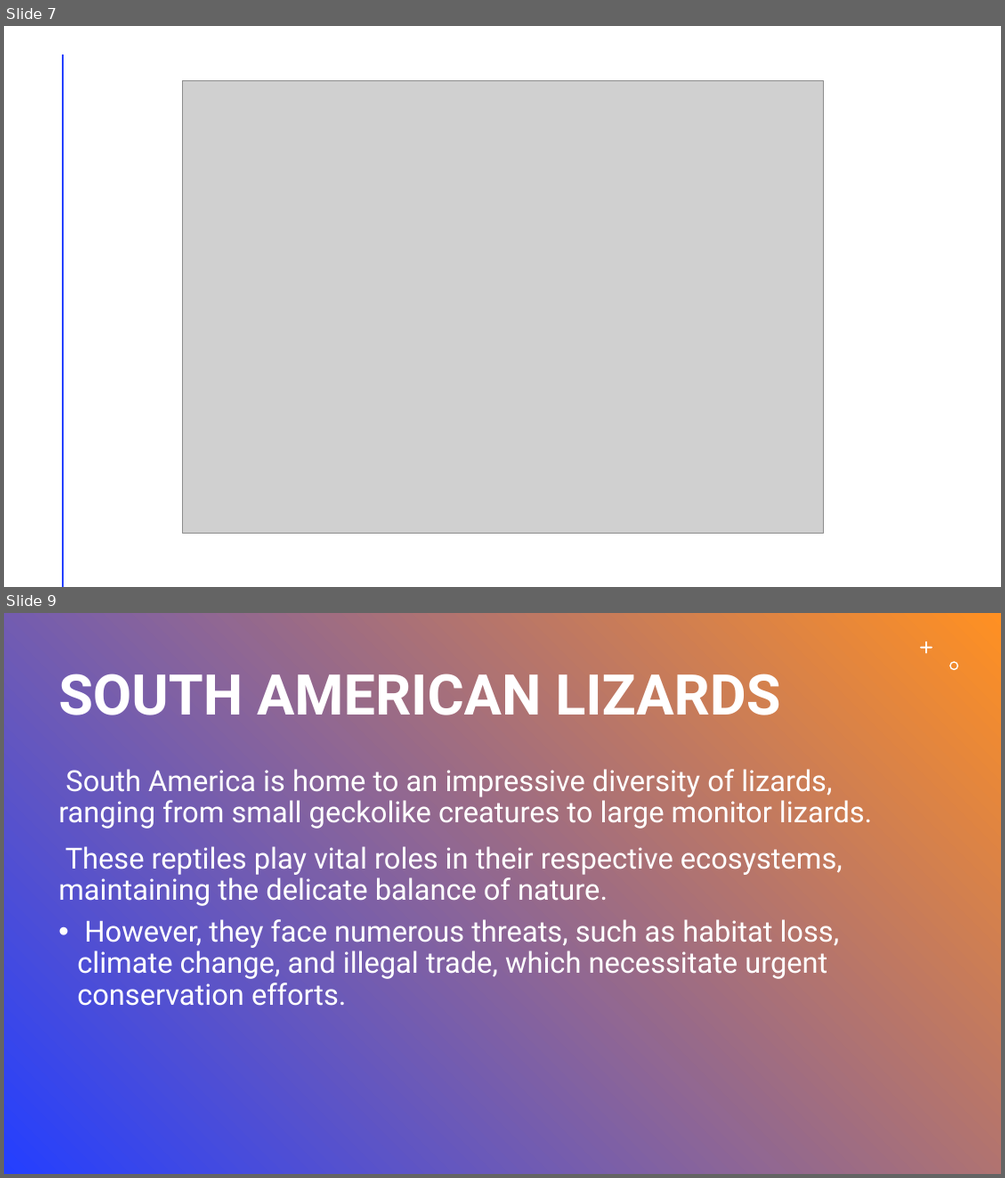
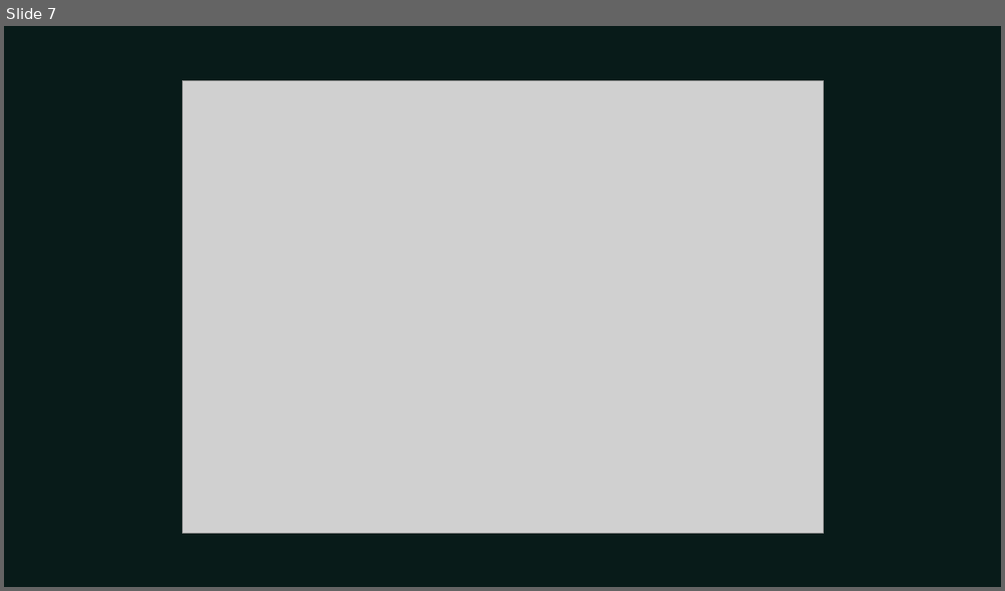
Before and after one commit to umarrasool15/Research2SlidesWebApp, a slide deck: src/main/resources/content/output/Lizards of South America.pptx. Shown one above the other, each under a label of ours: slides 7 and 9 before the commit, slide 7 after it; the slides between them are not shown. The pictures are 1005x1178 and 1005x591 pixels, drawn with LibreOffice and Linux fonts; fonts in the diff are those of the drawing; grey boxes stand for pictures. Boxes give left, top, right and bottom in pixels: in the first picture for what was removed or moved away, otherwise in the second. Text is boxed around its words. In the diff, an @@ line names an element or a change of style, - is before the commit and + after.

```diff
--- a/src/main/resources/content/output/Lizards of South America.pptx
+++ b/src/main/resources/content/output/Lizards of South America.pptx
@@ slide 9 removed at (x1=4, y1=613, x2=1001, y2=1174), background gradient #243FFF to #FF9022 @@
@@ freeform shape removed at (x1=920, y1=641, x2=933, y2=654) @@
@@ freeform shape removed at (x1=950, y1=662, x2=959, y2=671) @@
@@ title removed at (x1=58, y1=674, x2=780, y2=715) @@
-SOUTH AMERICAN LIZARDS
@@ text removed at (x1=58, y1=769, x2=872, y2=1005) @@
-• South America is home to an impressive diversity of lizards, ranging from small geckolike creatures to large monitor lizards.
-  These reptiles play vital roles in their respective ecosystems, maintaining the delicate balance of nature.
-  However, they face numerous threats, such as habitat loss, climate change, and illegal trade, which necessitate urgent conservation efforts.
@@ slide 7 changed as well @@
@@ background #FFFFFF to #081B19 @@
@@ line removed from (63, 55) to (63, 586) @@
```
Also in this commit, not shown: 5 other slides changed, 3 slides added, 2 other slides removed, 9 other files.
